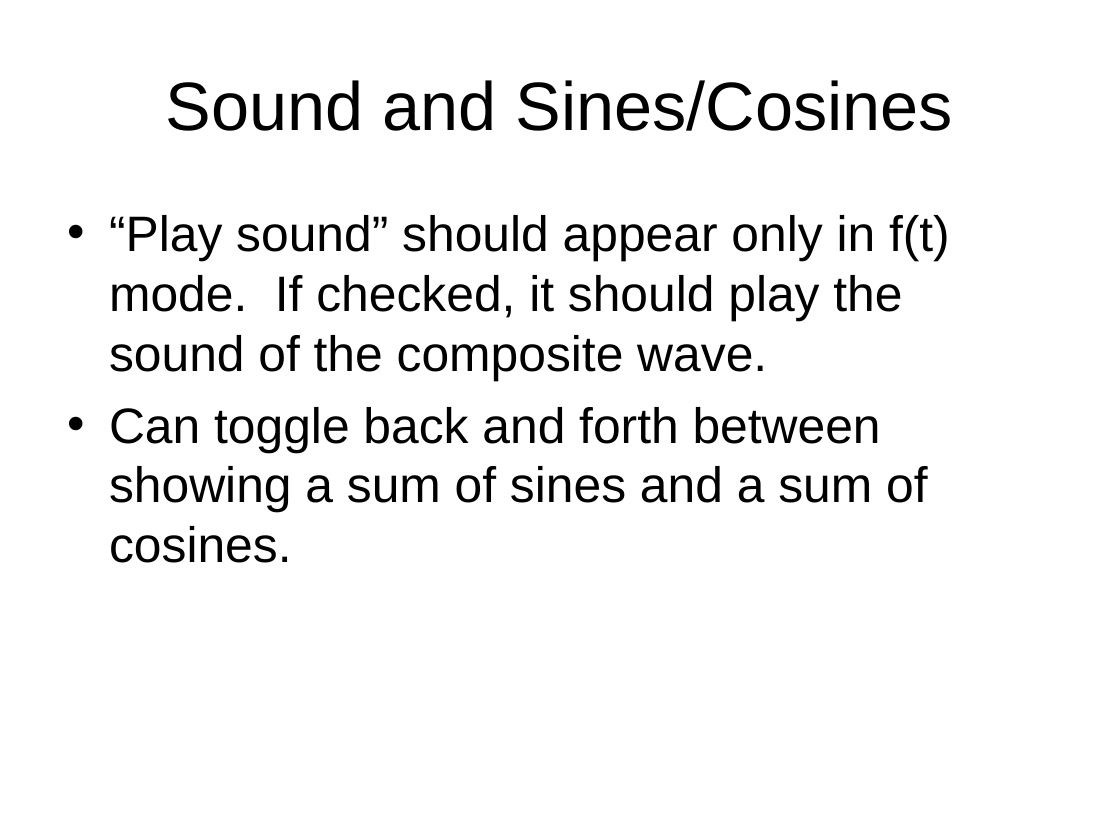
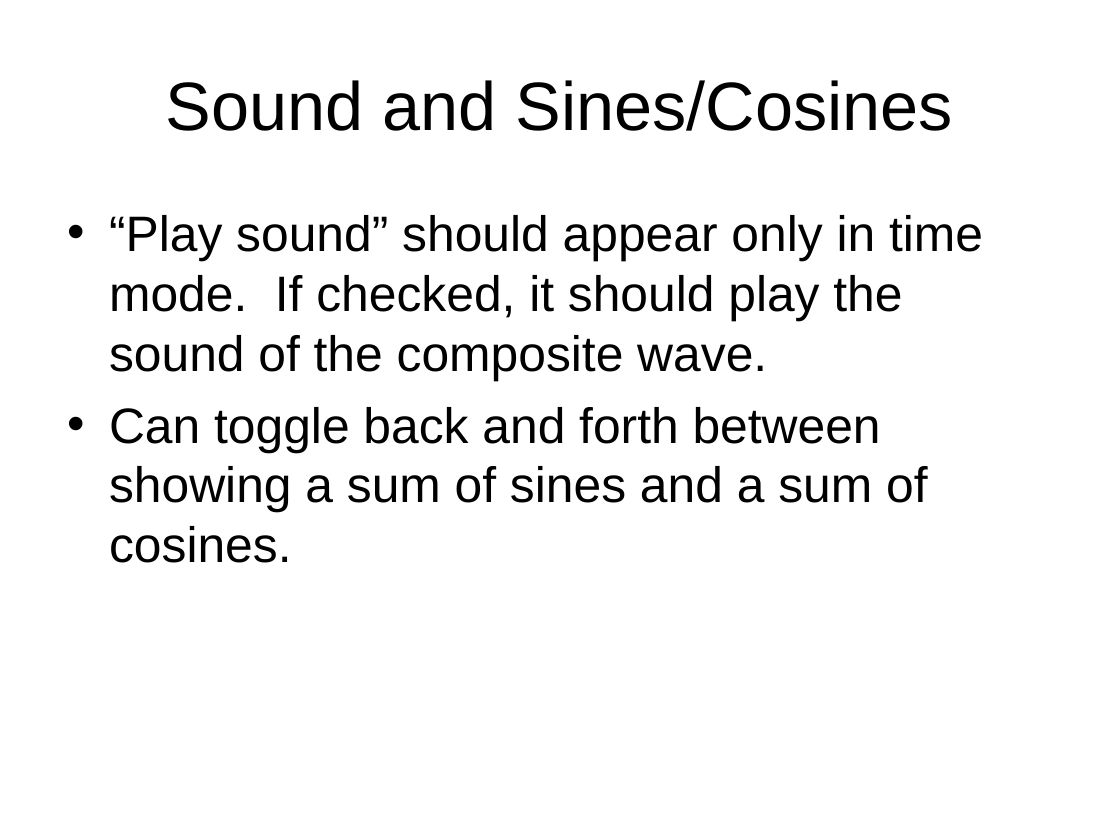
Before and after one commit to azharawaw/sim, a slide deck: slide 14 of trunk/fourier/doc/Fourier_Design_Outline.ppt (slide 8 before the commit). Drawn at 1120x840 pixels with LibreOffice and Linux fonts; fonts in the diff are those of the drawing. Boxes give left, top, right and bottom in pixels: in the first picture for what was removed or moved away, otherwise in the second. Text is boxed around its words. In the diff, an @@ line names an element or a change of style, - is before the commit and + after.

```diff
--- a/trunk/fourier/doc/Fourier_Design_Outline.ppt
+++ b/trunk/fourier/doc/Fourier_Design_Outline.ppt
@@ text at (109,215,983,381): text changed @@
-• “Play sound” should appear only in f(t) mode. If checked, it should play the sound of the composite wave.
+• “Play sound” should appear only in time mode. If checked, it should play the sound of the composite wave.
```
Also in this commit, not shown: 10 other slides changed, 16 slides added, 6 slides removed.
